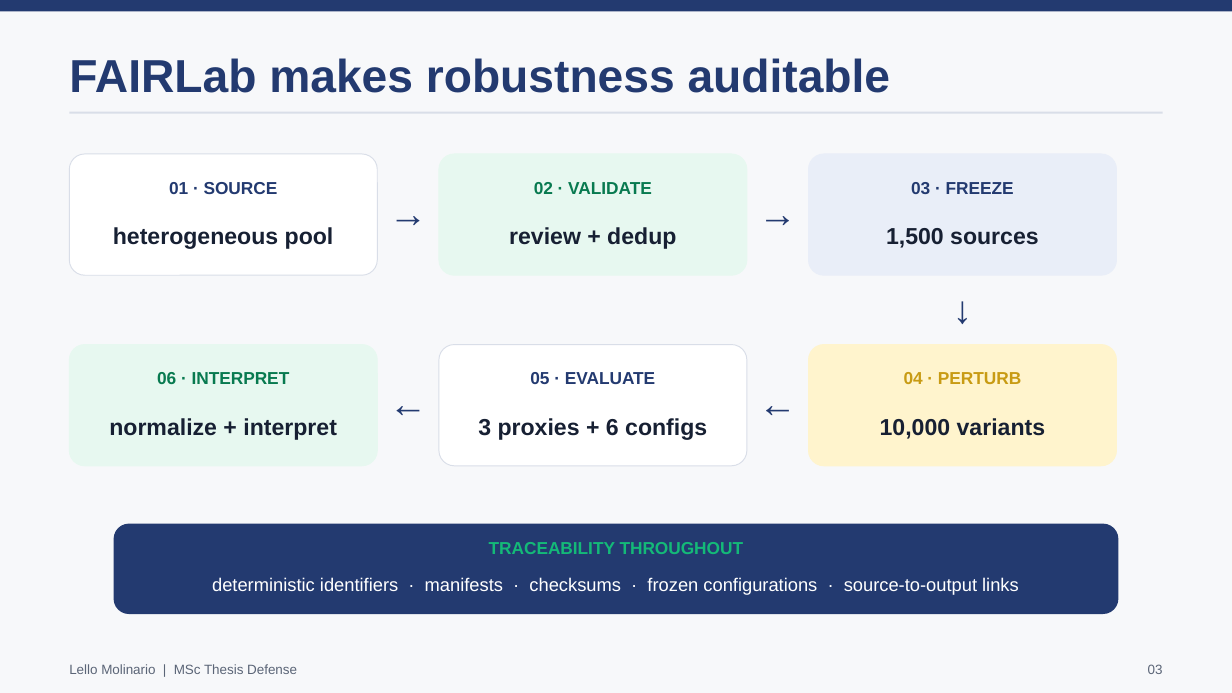
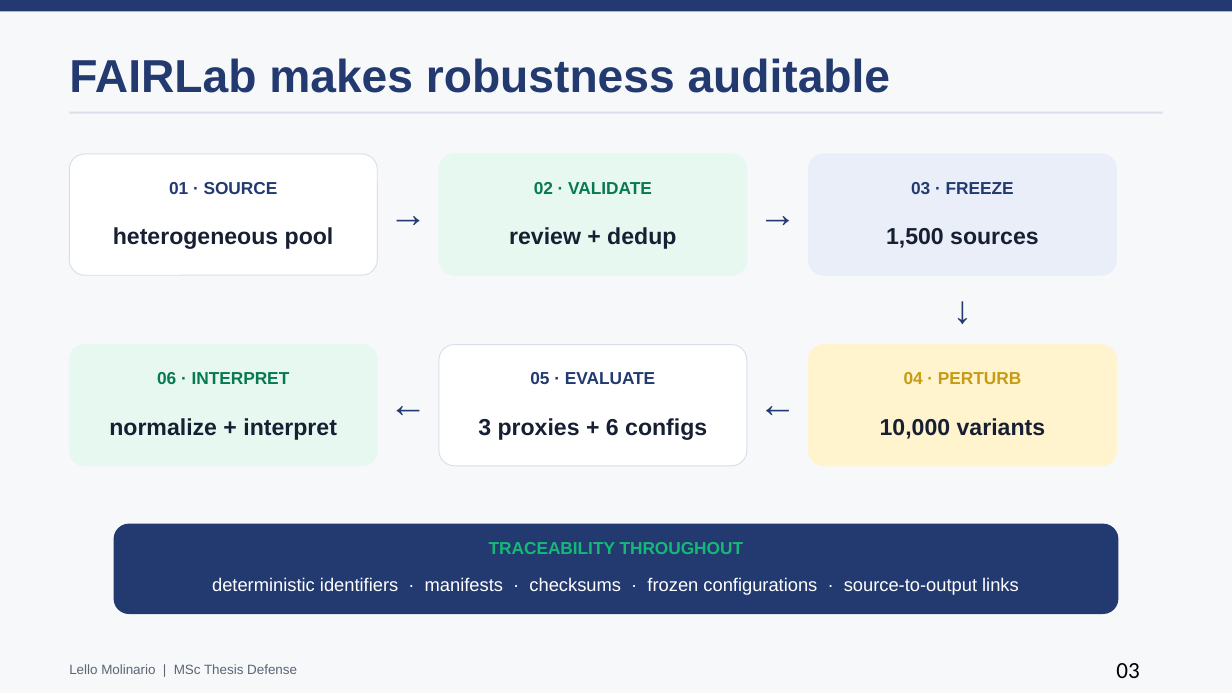
Before and after one commit to lmolinario/msc-thesis-ai-robustness-in-digital-forensics, a slide deck: slide 3 of docs/presentation/Molinario_Thesis_Defense_2026.pptx. Drawn at 1232x693 pixels with LibreOffice and Linux fonts; fonts in the diff are those of the drawing. Boxes give left, top, right and bottom in pixels: in the first picture for what was removed or moved away, otherwise in the second. Text is boxed around its words. In the diff, an @@ line names an element or a change of style, - is before the commit and + after.

```diff
--- a/docs/presentation/Molinario_Thesis_Defense_2026.pptx
+++ b/docs/presentation/Molinario_Thesis_Defense_2026.pptx
@@ text "03" at <box>1116,663,1139,678</box>: size 10.5 to 18 pt, font Arial to Calibri, text colour #5B6577 to #000000; alignment right to left @@
```
Also in this commit, not shown: 17 other slides changed, 6 slides added, 8 other files.
